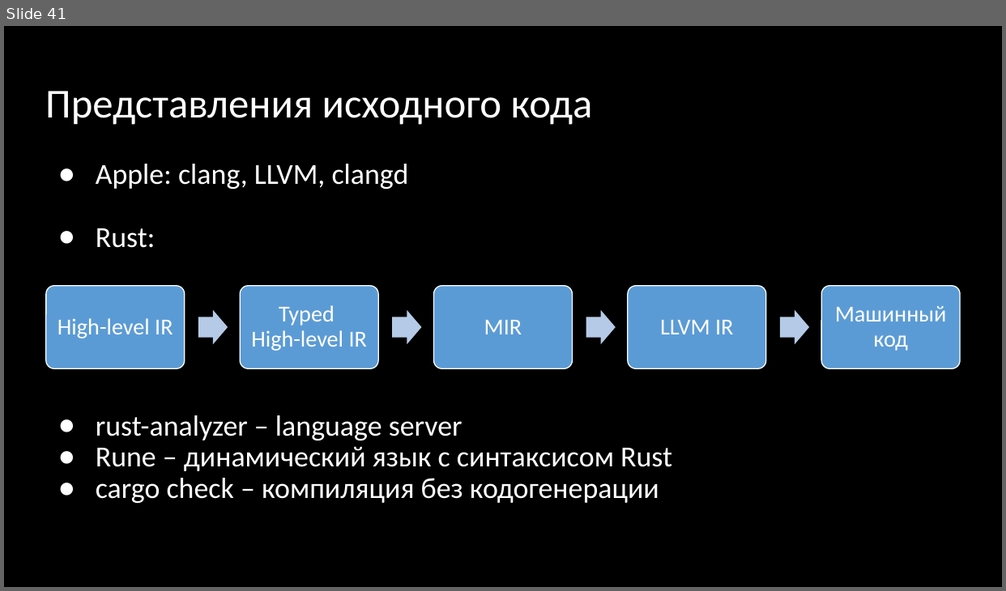
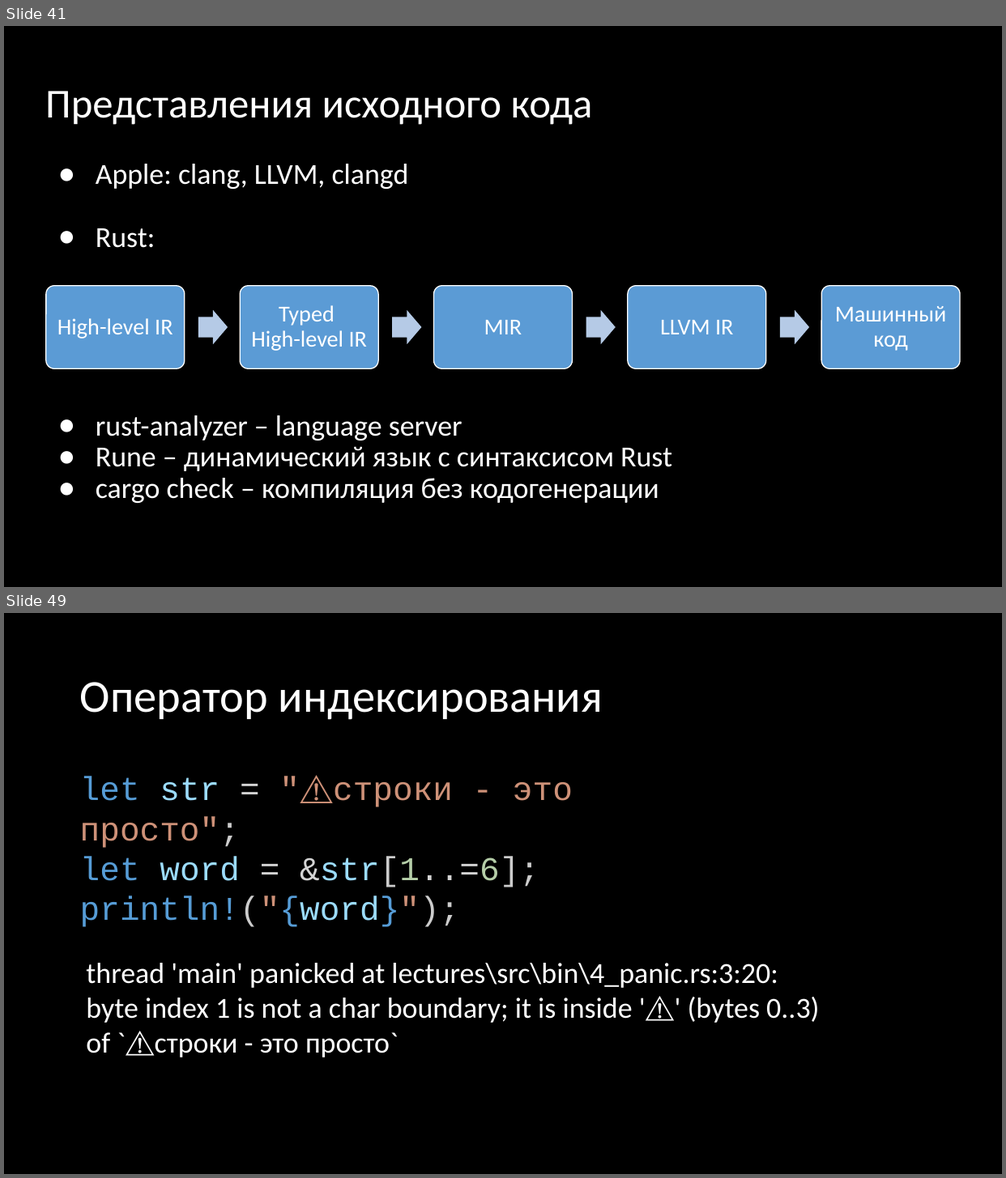
Before and after one commit to Gordon01/learn-rust, a slide deck: keynotes/Rust 2024.pptx. Shown one above the other, each under a label of ours: slide 41 before the commit, slides 41 and 49 after it; the slides between them are not shown. The pictures are 1006x591 and 1006x1178 pixels, drawn with LibreOffice and Linux fonts; fonts in the diff are those of the drawing. Boxes give left, top, right and bottom in pixels: in the first picture for what was removed or moved away, otherwise in the second. Text is boxed around its words. In the diff, an @@ line names an element or a change of style, - is before the commit and + after.

```diff
--- a/keynotes/Rust 2024.pptx
+++ b/keynotes/Rust 2024.pptx
@@ slide 49 added at (4,613,1002,1174), background #000000 @@
@@ title added at (80,682,603,720), 44 pt, text #FFFFFF @@
+Оператор индексирования
@@ text added at (80,777,573,927), 32 pt, text #CE9178 @@
+let str = "⚠️строки - это просто";
+let word = &str[1..=6];
+println!("{word}");
@@ text added at (86,963,819,1058), 28 pt, text #FFFFFF @@
+thread 'main' panicked at lectures\src\bin\4_panic.rs:3:20:
+byte index 1 is not a char boundary; it is inside '⚠' (bytes 0..3) of `⚠️строки - это просто`
```
Also in this commit, not shown: 24 other slides added, 9 other files.
